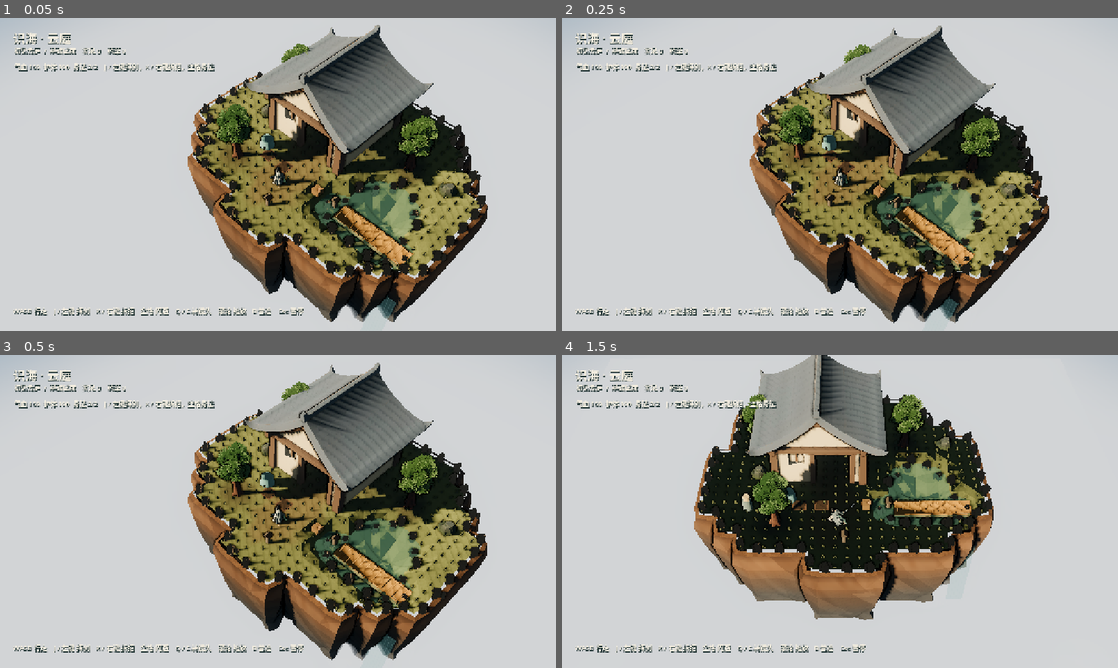
Above: before the commit, frames 1-4 (two rows, left to right).
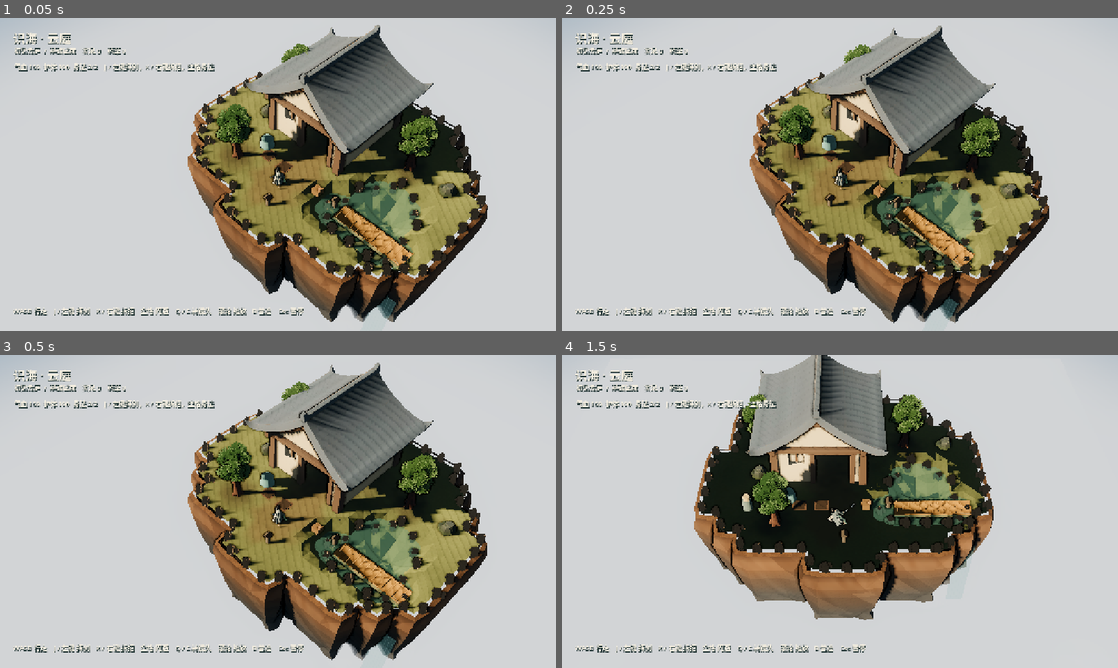
Above: after the commit, the same moments.

Repository: YI1219/Idle_and_incremental_game
Game: Godot game, scene res://scenes/play.tscn
The game is run twice, just before and just after one commit, with the same random seed, the same clock (stepped at 60 frames per second) and the same inputs.
Inputs (mouse positions are in pixels of both pictures, inside the frame that each line leads up to):
- Up to frame 1 (0.05 s): no input
- Up to frame 2 (0.25 s): no input
- Up to frame 3 (0.5 s): no input
- Up to frame 4 (1.5 s): tap Enter at 0.5 s; move the mouse to (962, 495) at 0.52 s; hold D (move_right) 0.53-1.25 s; hold Q (camera_left) 0.53-1.25 s; click (962, 495) at 0.67 s; tap Space at 0.77 s; drag from (728, 527) to (812, 574) at 1.27 s

The runs differ from the first frame. In frame 1, 1.4% of the frame differs, in the area x 34-87%, y 18-83%; in frame 2, 1.3%; in frame 3, 1.4%; in frame 4, 0.6%.

Commit message:
Stop tuft shadows from blacking out the island.
Grass cards no longer cast; density contrast and independent
jitter break the regular spike grid. Rim stones are lighter,
double-sided, and spaced with more gaps.

Co-authored-by: YI <YI1219@users.noreply.github.com>

Diff:
--- a/scripts/world/island_heightfield.gd
+++ b/scripts/world/island_heightfield.gd
@@ -74,8 +74,8 @@
 	_water_material = _make_water_material()
 	_fall_material = _make_fall_material()
 	_water_node.material_override = _water_material
-	_tuft_mm = _make_mm("GrassTufts", _tuft_mesh(), _mat(Color("586344")))
-	_tuft_mm.cast_shadow = GeometryInstance3D.SHADOW_CASTING_SETTING_ON
+	_tuft_mm = _make_mm("GrassTufts", _tuft_mesh(), _mat(Color("64704a")))
+	_tuft_mm.cast_shadow = GeometryInstance3D.SHADOW_CASTING_SETTING_OFF
 	_pebble_mm = _make_mm("Pebbles", _pebble_mesh(), _mat(Color("6b6256")))
 	_flower_mm = _make_mm("Flowers", _flower_mesh(), _mat(Color("c4b06a")))
 
@@ -485,7 +485,9 @@
 func _density_at(world: Vector2) -> float:
 	var wave := 0.5 + 0.5 * sin(world.x * 0.42 + float(field.seed) * 0.11) * sin(world.y * 0.35 - float(field.seed) * 0.07)
 	var nse := Heightfield._hash2(world.x * 0.19 + float(field.seed), world.y * 0.17)
-	return clampf(0.18 + 0.70 * (wave * 0.70 + nse.x * 0.30), 0.16, 0.88)
+	var field_v := wave * 0.72 + nse.x * 0.28
+	# Strong empty-vs-clump contrast: some patches stay almost bare.
+	return clampf(pow(field_v, 1.35) * 0.82, 0.03, 0.80)
 
 
 func _scatter_dressing() -> void:
@@ -513,19 +515,20 @@
 				continue
 			var origin := field.vertex_world(cx, cz)
 			var density := _density_at(origin)
-			for attempt in 12:
+			for attempt in 9:
 				var nse := Heightfield._hash2(float(cx) * 2.13 + float(attempt) * 17.0 + float(field.seed), float(cz) * 1.71 + float(attempt) * 5.3)
 				if nse.x > density:
 					continue
-				var at := Vector3(origin.x + nse.x * field.spacing, 0.0, origin.y + nse.y * field.spacing)
+				var pos := Heightfield._hash2(float(cx) * 5.17 + float(attempt) * 3.1, float(cz) * 4.73 + float(attempt) * 8.9 + float(field.seed))
+				var at := Vector3(origin.x + pos.x * field.spacing, 0.0, origin.y + pos.y * field.spacing)
 				var h := field.sample_height(at) + field.visual_relief(at)
-				var yaw := nse.y * TAU
-				var tall := 0.90 + nse.x * 0.70
-				if nse.y > 0.80 and density > 0.48:
-					tall = 1.7 + nse.x * 1.1
-				tufts.append(Transform3D(Basis(Vector3.UP, yaw).scaled(Vector3(0.90 + nse.y * 0.45, tall, 0.90 + nse.x * 0.35)), Vector3(at.x, h + 0.01, at.z)))
-				if nse.y > 0.86 and nse.x > 0.28:
-					flowers.append(Transform3D(Basis(Vector3.UP, yaw + 1.2).scaled(Vector3.ONE * (1.1 + nse.x * 0.4)), Vector3(at.x + 0.06, h + 0.01, at.z - 0.04)))
+				var yaw := pos.y * TAU
+				var tall := 0.70 + nse.x * 0.45
+				if nse.y > 0.82 and density > 0.50:
+					tall = 1.15 + nse.x * 0.55
+				tufts.append(Transform3D(Basis(Vector3.UP, yaw).scaled(Vector3(0.85 + pos.y * 0.40, tall, 0.85 + pos.x * 0.30)), Vector3(at.x, h + 0.008, at.z)))
+				if nse.y > 0.84 and pos.x > 0.35:
+					flowers.append(Transform3D(Basis(Vector3.UP, yaw + 1.2).scaled(Vector3.ONE * (1.0 + nse.x * 0.35)), Vector3(at.x + 0.05, h + 0.01, at.z - 0.04)))
 			var clump := Heightfield._hash2(float(cx) * 0.37 + float(field.seed), float(cz) * 0.41)
 			if clump.x > 0.70 and density > 0.30:
 				var mid := origin + Vector2(field.spacing * 0.5, field.spacing * 0.5)
@@ -634,9 +637,10 @@
 	if piece.is_empty() or piece.get("mesh") == null:
 		return null
 	var mat := StandardMaterial3D.new()
-	mat.albedo_color = Color("8a7d6e")
-	mat.roughness = 0.94
+	mat.albedo_color = Color("b39a82")
+	mat.roughness = 0.92
 	mat.specular_mode = BaseMaterial3D.SPECULAR_DISABLED
+	mat.cull_mode = BaseMaterial3D.CULL_DISABLED
 	var node := _make_mm("Kit_%s" % p_name, _sitting_mesh(piece["mesh"]), mat)
 	node.cast_shadow = GeometryInstance3D.SHADOW_CASTING_SETTING_ON
 	_kit_mms[p_name] = node
@@ -726,8 +730,8 @@
 	st.begin(Mesh.PRIMITIVE_TRIANGLES)
 	for i in 3:
 		var b := Basis(Vector3.UP, float(i) * TAU / 3.0)
-		var w := 0.055
-		var lift := 0.20 + float(i % 2) * 0.04
+		var w := 0.048
+		var lift := 0.13 + float(i % 2) * 0.03
 		var bl := b * Vector3(-w, 0.0, 0.0)
 		var br := b * Vector3(w, 0.0, 0.0)
 		var tl := b * Vector3(-w * 0.28, lift, 0.012)
